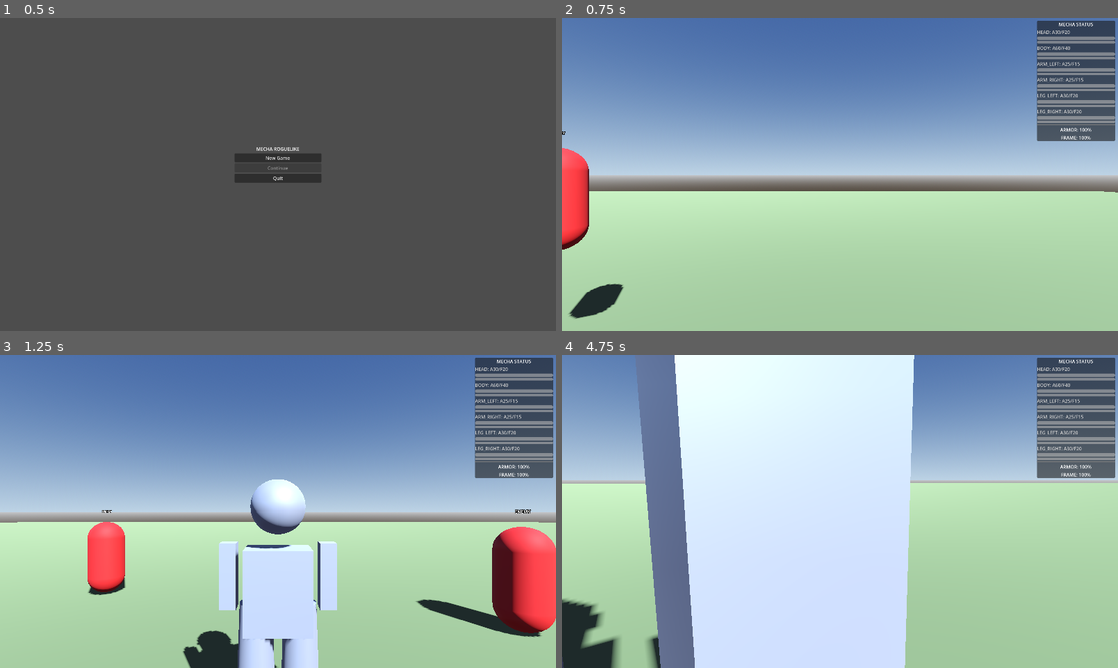
Above: before the commit, frames 1-4 (two rows, left to right).
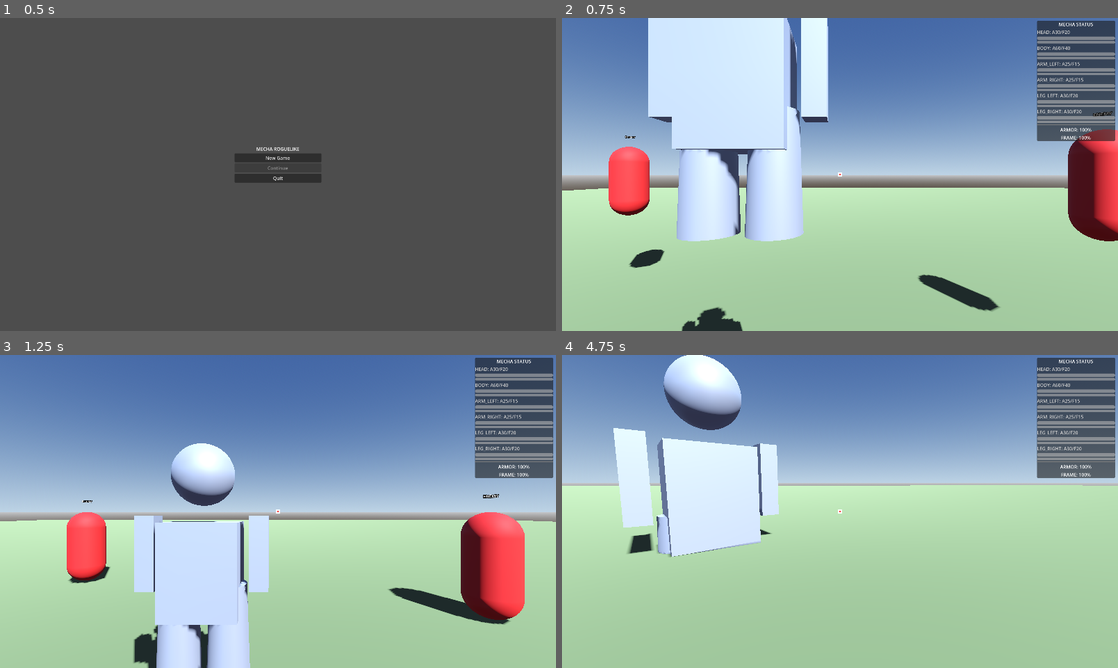
Above: after the commit, the same moments.

Repository: iHaveNoKnowledge/Godot_Project_rogue_mech
Game: Godot game, scene res://scenes/main_menu/main_menu.tscn
Two runs of this game, one before a commit and one after it. Both use one fixed random seed, a clock stepped at 60 frames per second and the inputs below.
Inputs (mouse positions are in pixels of both pictures, inside the frame that each line leads up to):
- Up to frame 1 (0.5 s): no input
- Up to frame 2 (0.75 s): click "New Game" at 0.5 s
- Up to frame 3 (1.25 s): no input
- Up to frame 4 (4.75 s): move the mouse to (867, 511) at 1.27 s; hold Middle mouse button (aim) 1.28-2.03 s; hold W (move_forward) 1.28-4.28 s; click (867, 511) at 1.42 s; tap Space (jump) at 1.52, 2.27, 3.77, 4.52 s; move the mouse to (812, 511) at 2.02 s; tap Middle mouse button (aim) at 2.1, 3.05, 3.8, 4.55 s; move the mouse to (851, 505) at 2.77 s; hold Tab (camera_unlock) 2.78-3.53 s; move the mouse to (812, 574) at 3.52 s; tap X (eject) at 3.6 s; click (812, 574) at 3.67 s; move the mouse to (1006, 558) at 4.27 s; press the mouse at (1006, 558) at 4.28 s; hold A (move_left) from 4.28 s (still down)

Frame 1 is identical in both runs. In frame 2, 27% of the frame differs, in the area x 0-100%, y 0-100%; in frame 3, 25%; in frame 4, 45%.
Error after the commit: Parse Error: Function "get_world_3d()" not found in base self. (res://scripts/ui/crosshair.gd:48)

Commit message:
feat: add crosshair and over-the-shoulder camera
- Add crosshair UI (white dot with red center)
- Offset camera to upper-right for RE4-style over-the-shoulder view
- Fire direction now aims toward crosshair (raycast from center screen)
- Projectiles aim at what crosshair is pointing at

Diff:
--- a/scenes/camera/mecha_camera.tscn
+++ b/scenes/camera/mecha_camera.tscn
@@ -7,14 +7,17 @@
 
 [node name="CameraPivot" type="Node3D" parent="."]
 
-[node name="SpringArm3D" type="SpringArm3D" parent="CameraPivot"]
-transform = Transform3D(1, 0, 0, 0, 1, 0, 0, 0, 1, 0, 2, 0)
-spring_length = 5.0
+[node name="CameraOffset" type="Node3D" parent="CameraPivot"]
+transform = Transform3D(1, 0, 0, 0, 1, 0, 0, 0, 1, 1.2, 1.5, 0)
+
+[node name="SpringArm3D" type="SpringArm3D" parent="CameraPivot/CameraOffset"]
+transform = Transform3D(1, 0, 0, 0, 1, 0, 0, 0, 1, 0, 0, 0)
+spring_length = 4.0
 collision_mask = 3
 
-[node name="Camera3D" type="Camera3D" parent="CameraPivot/SpringArm3D"]
+[node name="Camera3D" type="Camera3D" parent="CameraPivot/CameraOffset/SpringArm3D"]
 transform = Transform3D(1, 0, 0, 0, 1, 0, 0, 0, 1, 0, 0, 0)
-fov = 60.0
+fov = 65.0
 
 [node name="LockOnRay" type="RayCast3D" parent="."]
 target_position = Vector3(0, 0, -100)
--- a/scenes/game_world.tscn
+++ b/scenes/game_world.tscn
@@ -1,10 +1,11 @@
-[gd_scene load_steps=10 format=3]
+[gd_scene load_steps=11 format=3]
 
 [ext_resource type="PackedScene" path="res://scenes/camera/mecha_camera.tscn" id="1"]
 [ext_resource type="PackedScene" path="res://scenes/mecha/mecha_base.tscn" id="2"]
 [ext_resource type="Script" path="res://scripts/mecha/weapon_manager.gd" id="3"]
 [ext_resource type="PackedScene" path="res://scenes/ui/health_hud.tscn" id="4"]
 [ext_resource type="PackedScene" path="res://scenes/mecha/enemy_dummy.tscn" id="5"]
+[ext_resource type="PackedScene" path="res://scenes/ui/crosshair.tscn" id="6"]
 
 [sub_resource type="ProceduralSkyMaterial" id="SkyMat"]
 sky_top_color = Color(0.2, 0.3, 0.5, 1)
@@ -68,4 +69,6 @@
 
 [node name="HealthHUD" parent="." instance=ExtResource("4")]
 
+[node name="Crosshair" parent="." instance=ExtResource("6")]
+
 [node name="BackupSpawner" type="Node" parent="."]
--- /dev/null
+++ b/scenes/ui/crosshair.tscn
@@ -0,0 +1,50 @@
+[gd_scene load_steps=3 format=3]
+
+[ext_resource type="Script" path="res://scripts/ui/crosshair.gd" id="1"]
+
+[sub_resource type="StyleBoxFlat" id="StyleBoxFlat_dot"]
+bg_color = Color(1, 1, 1, 0.9)
+corner_radius_top_left = 8
+corner_radius_top_right = 8
+corner_radius_bottom_right = 8
+corner_radius_bottom_left = 8
+
+[node name="Crosshair" type="CanvasLayer"]
+script = ExtResource("1")
+
+[node name="CrosshairDot" type="TextureRect" parent="."]
+anchors_preset = 8
+anchor_left = 0.5
+anchor_top = 0.5
+anchor_right = 0.5
+anchor_bottom = 0.5
+offset_left = -6.0
+offset_top = -6.0
+offset_right = 6.0
+offset_bottom = 6.0
+grow_horizontal = 2
+grow_vertical = 2
+
+[node name="Dot" type="ColorRect" parent="CrosshairDot"]
+layout_mode = 1
+anchors_preset = 15
+anchor_right = 1.0
+anchor_bottom = 1.0
+grow_horizontal = 2
+grow_vertical = 2
+color = Color(1, 1, 1, 0.9)
+
+[node name="InnerDot" type="ColorRect" parent="CrosshairDot"]
+layout_mode = 1
+anchors_preset = 8
+anchor_left = 0.5
+anchor_top = 0.5
+anchor_right = 0.5
+anchor_bottom = 0.5
+offset_left = -2.0
+offset_top = -2.0
+offset_right = 2.0
+offset_bottom = 2.0
+grow_horizontal = 2
+grow_vertical = 2
+color = Color(1, 0.2, 0.2, 1)
--- a/scripts/camera/camera_rig.gd
+++ b/scripts/camera/camera_rig.gd
@@ -5,8 +5,9 @@
 @export var follow_speed: float = 10.0
 
 @onready var pivot: Node3D = $CameraPivot
-@onready var spring_arm: SpringArm3D = $CameraPivot/SpringArm3D
-@onready var camera: Camera3D = $CameraPivot/SpringArm3D/Camera3D
+@onready var camera_offset: Node3D = $CameraPivot/CameraOffset
+@onready var spring_arm: SpringArm3D = $CameraPivot/CameraOffset/SpringArm3D
+@onready var camera: Camera3D = $CameraPivot/CameraOffset/SpringArm3D/Camera3D
 @onready var lock_on_ray: RayCast3D = $LockOnRay
 
 var yaw: float = 0.0
--- a/scripts/mecha/weapon_manager.gd
+++ b/scripts/mecha/weapon_manager.gd
@@ -224,10 +224,7 @@
 	mesh.mesh = sphere
 	projectile.add_child(mesh)
 
-	var cam = get_viewport().get_camera_3d()
-	if cam == null:
-		return
-	var direction = -cam.global_transform.basis.z
+	var direction = _get_fire_direction()
 	if weapon.spread > 0.0:
 		direction.x += randf_range(-weapon.spread, weapon.spread)
 		direction.z += randf_range(-weapon.spread, weapon.spread)
@@ -237,6 +234,31 @@
 	var offset = Vector3(-0.5, 1.0, 0) if hand == "left" else Vector3(0.5, 1.0, 0)
 	projectile.global_position = get_parent().global_position + offset
 	projectile.setup(direction, weapon.projectile_speed, weapon.damage)
+
+
+func _get_fire_direction() -> Vector3:
+	var cam = get_viewport().get_camera_3d()
+	if cam == null:
+		return -Vector3.FORWARD
+
+	var viewport_size = get_viewport().get_visible_rect().size
+	var center = viewport_size / 2.0
+	var ray_origin = cam.project_ray_origin(center)
+	var ray_dir = cam.project_ray_normal(center)
+
+	var space_state = get_world_3d().direct_space_state
+	var query = PhysicsRayQueryParameters3D.create(ray_origin, ray_origin + ray_dir * 200.0)
+	query.collision_mask = 5
+	var result = space_state.intersect_ray(query)
+
+	var target_point: Vector3
+	if result:
+		target_point = result["position"]
+	else:
+		target_point = ray_origin + ray_dir * 200.0
+
+	var fire_origin = get_parent().global_position + Vector3(0, 1.5, 0)
+	return (target_point - fire_origin).normalized()
 
 
 # ========================
--- /dev/null
+++ b/scripts/ui/crosshair.gd
@@ -0,0 +1,56 @@
+extends CanvasLayer
+
+@onready var crosshair_dot: TextureRect = $CrosshairDot
+@onready var aim_ray: RayCast3D = null
+
+var is_visible: bool = true
+
+
+func _ready() -> void:
+	await get_tree().process_frame
+	var mecha = get_tree().current_scene.get_node_or_null("Mecha")
+	if mecha:
+		aim_ray = mecha.get_node_or_null("AimRay")
+	_update_crosshair_position()
+
+
+func _process(_delta: float) -> void:
+	_update_crosshair_position()
+
+
+func _update_crosshair_position() -> void:
+	var viewport_size = get_viewport().get_visible_rect().size
+	var center = viewport_size / 2.0
+	crosshair_dot.position = center - crosshair_dot.size / 2.0
+
+
+func get_aim_point() -> Vector3:
+	if aim_ray == null:
+		return Vector3.FORWARD
+
+	aim_ray.force_raycast_update()
+	if aim_ray.is_colliding():
+		return aim_ray.get_collision_point()
+	else:
+		return aim_ray.global_position + aim_ray.global_transform.basis * aim_ray.target_position
+
+
+func get_aim_direction() -> Vector3:
+	var cam = get_viewport().get_camera_3d()
+	if cam == null:
+		return -Vector3.FORWARD
+
+	var viewport_size = get_viewport().get_visible_rect().size
+	var center = viewport_size / 2.0
+	var ray_origin = cam.project_ray_origin(center)
+	var ray_dir = cam.project_ray_normal(center)
+
+	var space_state = get_world_3d().direct_space_state
+	var query = PhysicsRayQueryParameters3D.create(ray_origin, ray_origin + ray_dir * 200.0)
+	query.collision_mask = 5
+	var result = space_state.intersect_ray(query)
+
+	if result:
+		return (result["position"] - get_parent().global_position).normalized()
+	else:
+		return ray_dir
Not shown, added: scripts/mecha/enemy_health.gd.uid
Not shown, added: scripts/ui/crosshair.gd.uid
